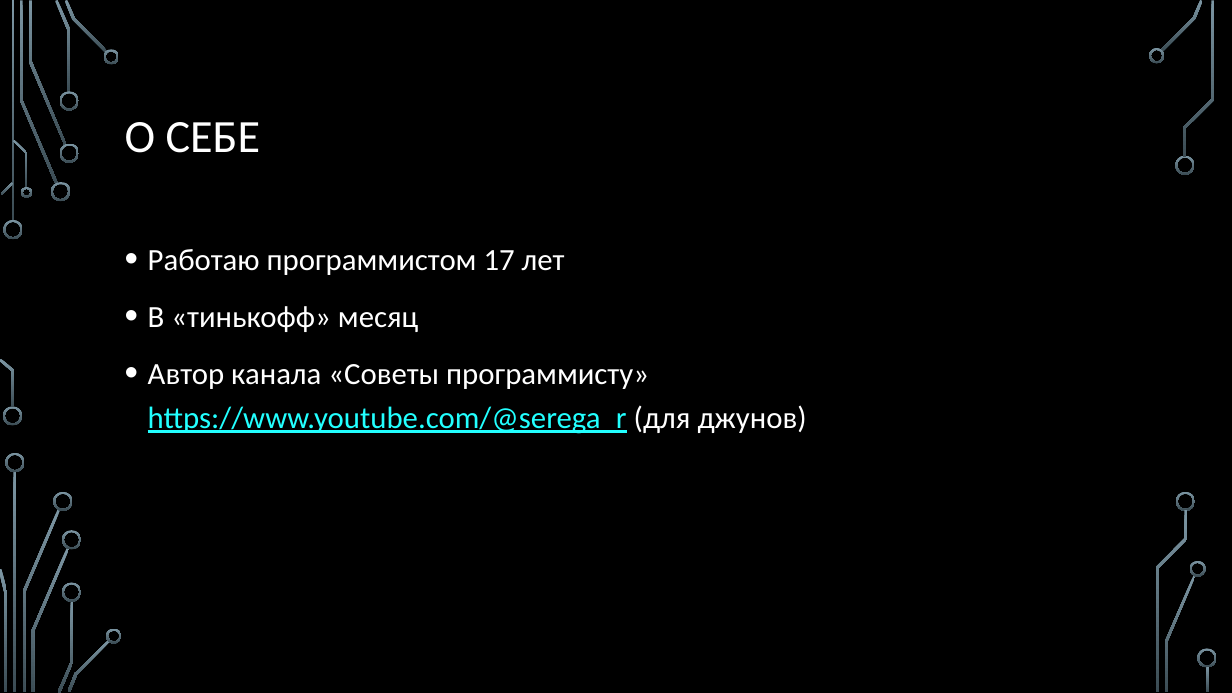
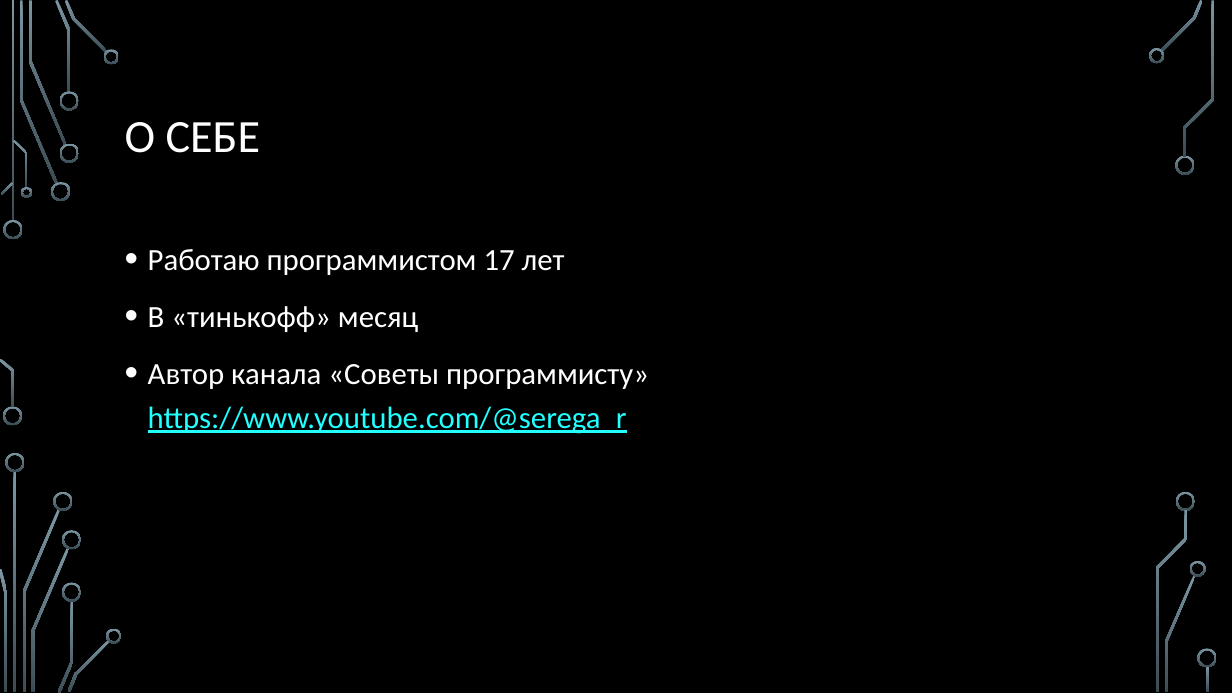
Before and after one commit to sergeyryskulov/Presentations, a slide deck: slide 2 of 04. Юнит тесты/Юнит тесты.pptx. Drawn at 1232x693 pixels with LibreOffice and Linux fonts; fonts in the diff are those of the drawing; background and template pictures are left out. Boxes give left, top, right and bottom in pixels: in the first picture for what was removed or moved away, otherwise in the second. Text is boxed around its words. In the diff, an @@ line names an element or a change of style, - is before the commit and + after.

```diff
--- a/04. Юнит тесты/Юнит тесты.pptx
+++ b/04. Юнит тесты/Юнит тесты.pptx
@@ text at box(148, 364, 649, 434): text changed; text colour #FFFFFF to #22FFFF @@
-• Автор канала «Советы программисту» https://www.youtube.com/@serega_r (для джунов)
+• Автор канала «Советы программисту» https://www.youtube.com/@serega_r
```
Also in this commit, not shown: 2 other slides changed.
